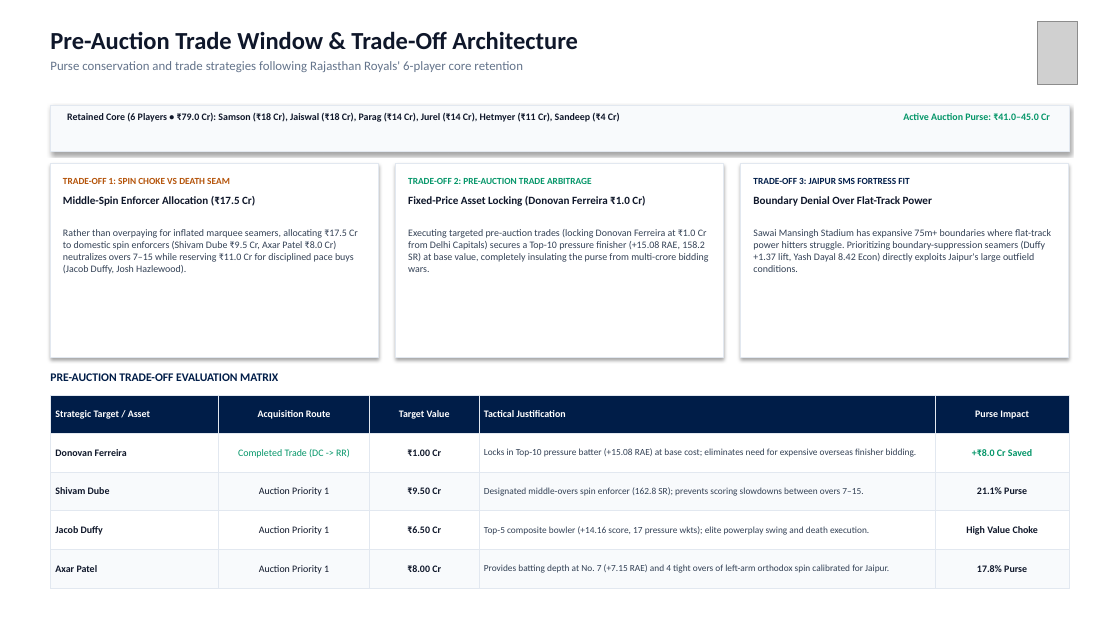
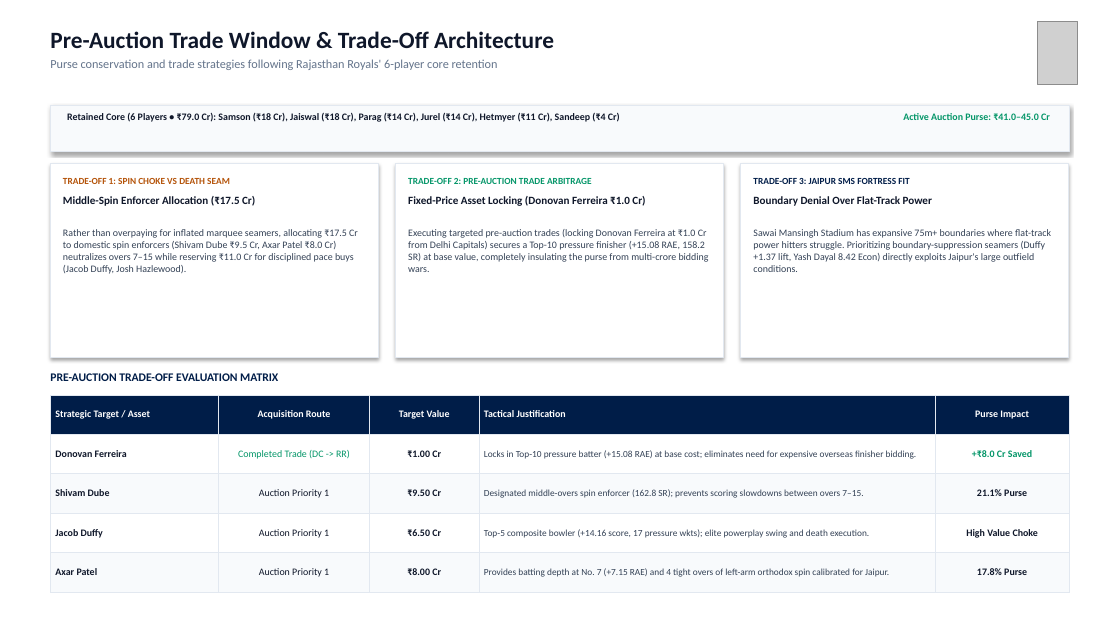
Before and after one commit to Ketanrawat2004/RR-Dashboard, a slide deck: slide 7 of RR_SupeRR_Selector_Season2_Ketan_Rawat.pptx (slide 6 before the commit). Drawn at 1120x630 pixels with LibreOffice and Linux fonts; fonts in the diff are those of the drawing; grey boxes stand for pictures. Boxes give left, top, right and bottom in pixels: in the first picture for what was removed or moved away, otherwise in the second. Text is boxed around its words. In the diff, an @@ line names an element or a change of style, - is before the commit and + after.

```diff
--- a/RR_SupeRR_Selector_Season2_Ketan_Rawat.pptx
+++ b/RR_SupeRR_Selector_Season2_Ketan_Rawat.pptx
@@ text "Pre-Auction Trade Window & Trade-Off ..." at box(50, 31, 554, 70): size 21 to 20 pt in "Pre-Auction Trade Window & Trade-Off Architecture"; size 11 to 10.5 pt in "Purse conservation and trade strategies following Rajasthan ..." @@
@@ table: place and size @@
-table at box(50, 395, 1070, 588)
+table at box(50, 395, 1070, 592)
```
Also in this commit, not shown: 11 other slides changed, 1 slide added, 2 other files.
